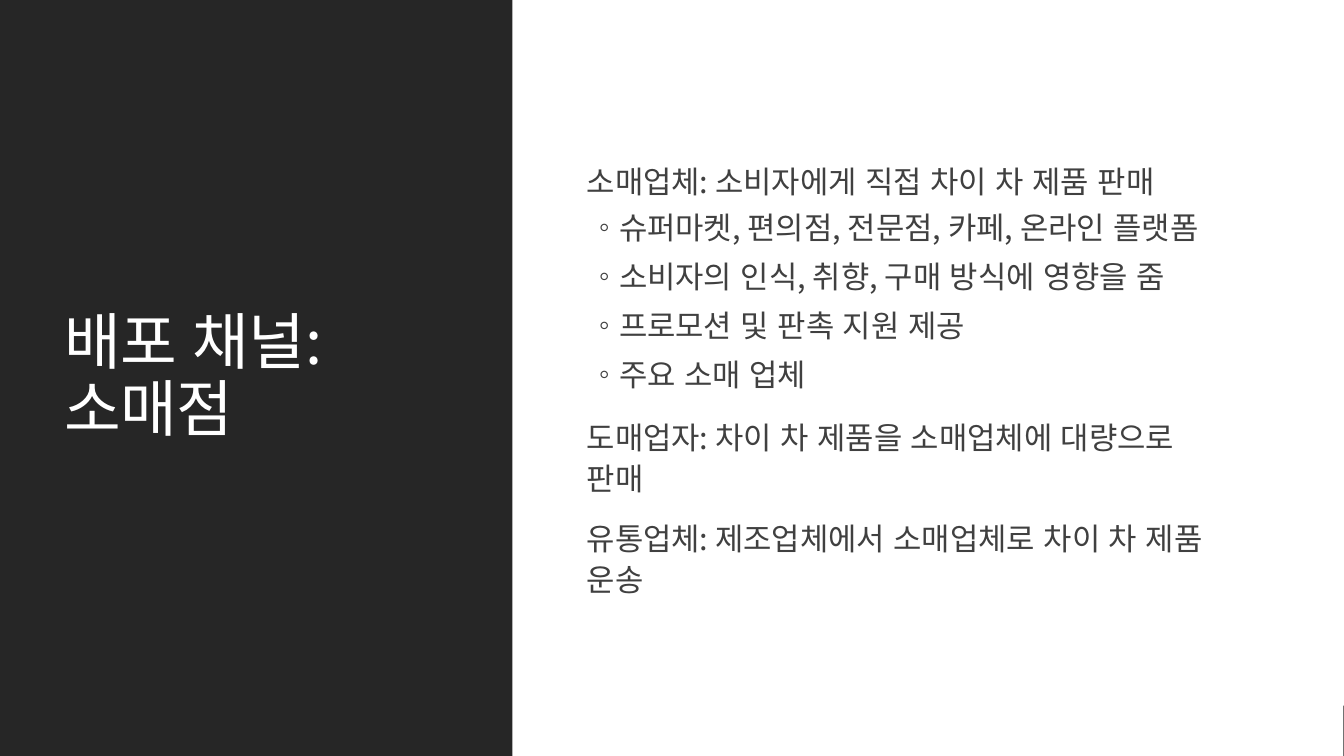
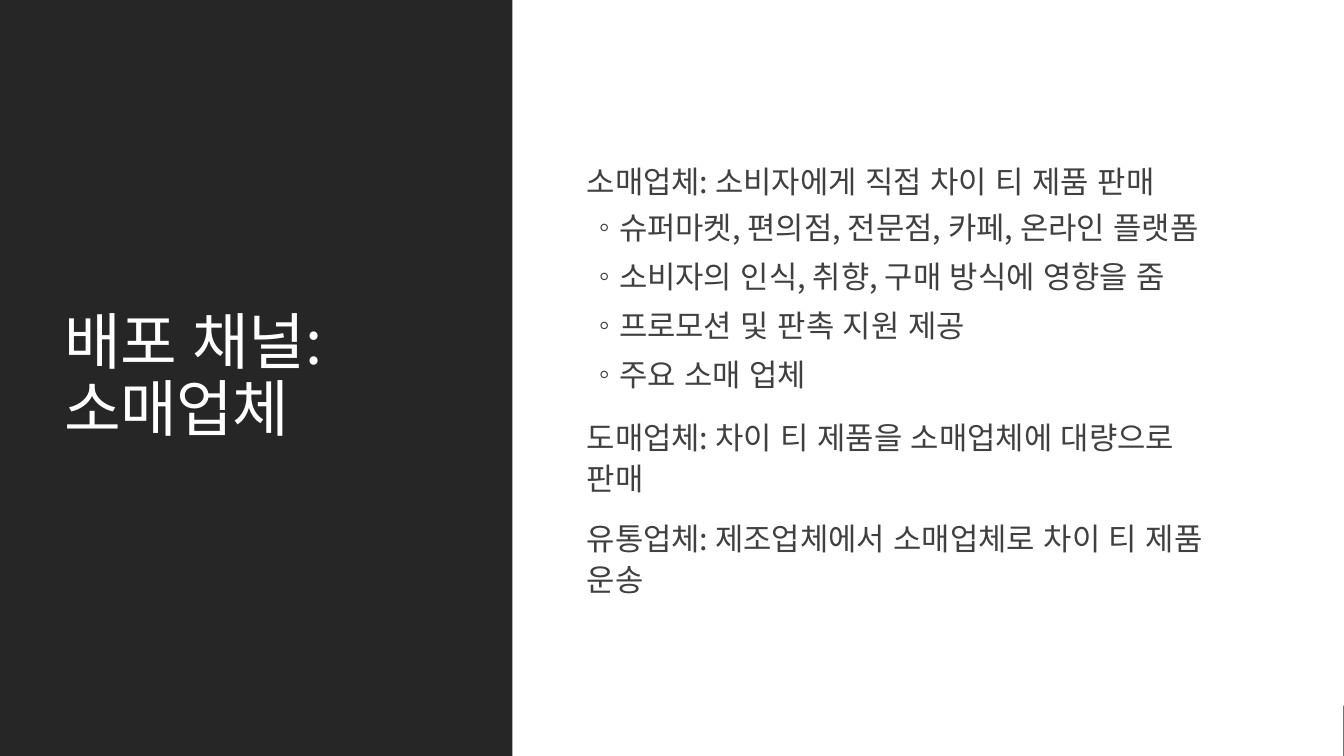
Before and after one commit to MicrosoftLearning/MS-4004-Empower-workforce-copilot-use-cases.ko-kr, a slide deck: slide 8 of ResourceFiles/Mystic Spice Premium Chai Market Analysis Presentation.pptx. Drawn at 1344x756 pixels with LibreOffice and Linux fonts; fonts in the diff are those of the drawing. Boxes give left, top, right and bottom in pixels: in the first picture for what was removed or moved away, otherwise in the second. Text is boxed around its words. In the diff, an @@ line names an element or a change of style, - is before the commit and + after.

```diff
--- a/ResourceFiles/Mystic Spice Premium Chai Market Analysis Presentation.pptx
+++ b/ResourceFiles/Mystic Spice Premium Chai Market Analysis Presentation.pptx
@@ text at box(587, 167, 1155, 196): text changed @@
-  소매업체: 소비자에게 직접 차이 차 제품 판매
+  소매업체: 소비자에게 직접 차이 티 제품 판매
@@ title at box(64, 313, 323, 436): text changed @@
-배포 채널: 소매점
+배포 채널: 소매업체
@@ text at box(587, 423, 1203, 594): text changed @@
-  도매업자: 차이 차 제품을 소매업체에 대량으로 판매
-  유통업체: 제조업체에서 소매업체로 차이 차 제품 운송
+  도매업체: 차이 티 제품을 소매업체에 대량으로 판매
+  유통업체: 제조업체에서 소매업체로 차이 티 제품 운송
```
Also in this commit, not shown: 5 other slides changed, 24 other files.
